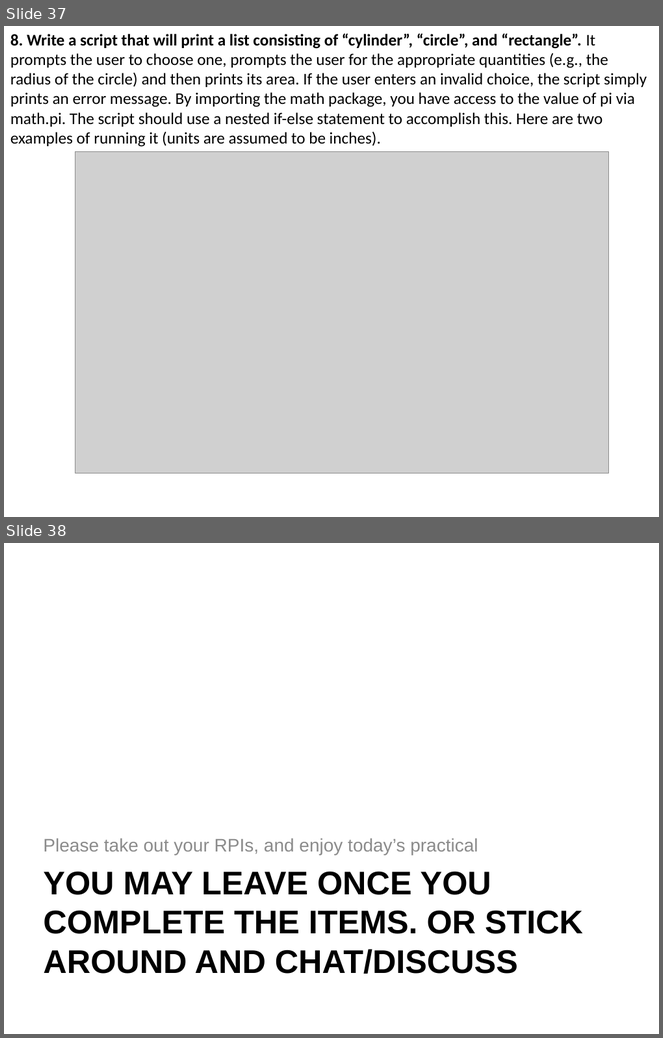
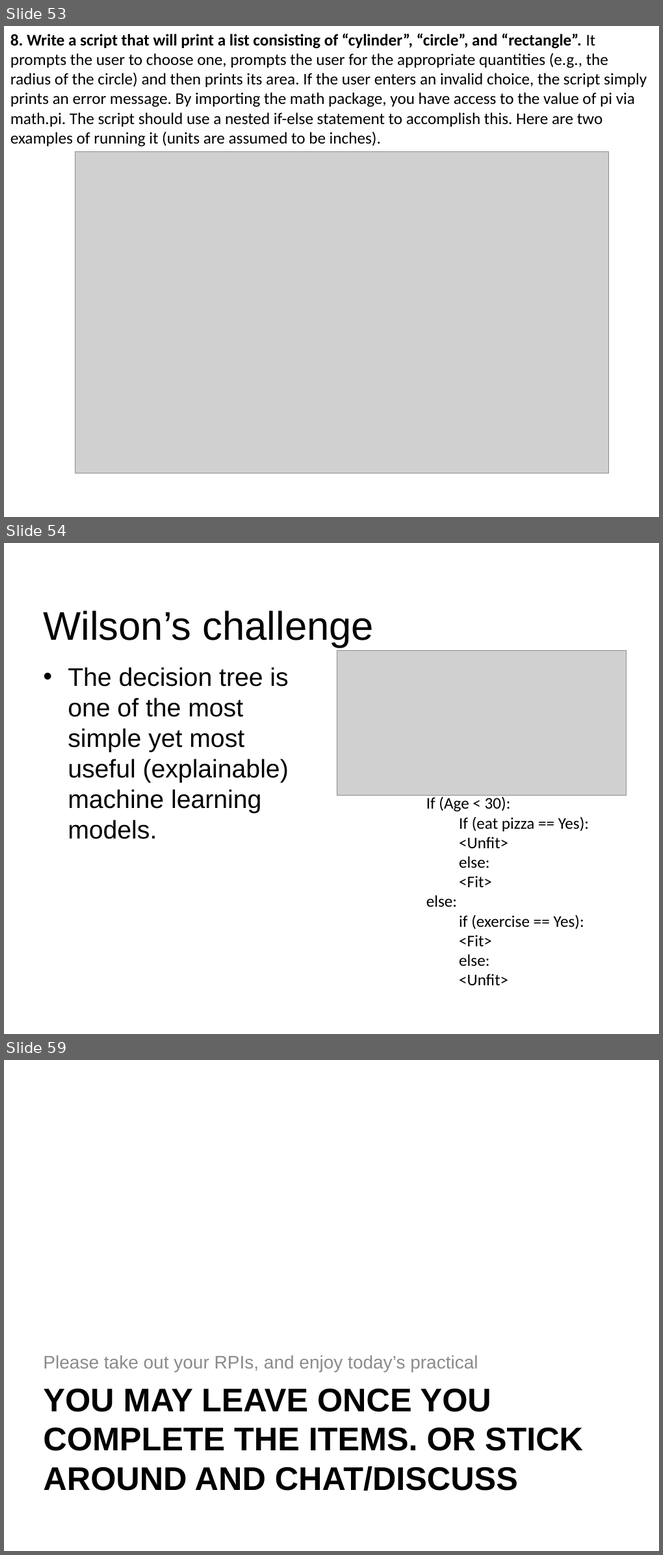
Before and after one commit to gohwils/biodatascience, a slide deck: BS1009/Week5_Tut_OperatorsSelection_sol_slides.pptx. Shown one above the other, each under a label of ours: slides 37 and 38 before the commit, slides 53, 54 and 59 after it; the slides between them are not shown. The pictures are 663x1038 and 663x1555 pixels, drawn with LibreOffice and Linux fonts; fonts in the diff are those of the drawing; grey boxes stand for pictures; background and template pictures are left out. Boxes give left, top, right and bottom in pixels: in the first picture for what was removed or moved away, otherwise in the second. Text is boxed around its words. In the diff, an @@ line names an element or a change of style, - is before the commit and + after.

```diff
--- a/BS1009/Week5_Tut_OperatorsSelection_sol_slides.pptx
+++ b/BS1009/Week5_Tut_OperatorsSelection_sol_slides.pptx
@@ slide 54 added at (4, 543, 659, 1034), background #FFFFFF @@
@@ title added at (43, 611, 374, 648), 44 pt, text #000000 @@
+Wilson’s challenge
@@ picture added at (337, 650, 627, 796) @@
@@ text added at (68, 667, 289, 839), 28 pt, text #000000 @@
+• The decision tree is one of the most simple yet most useful (explainable) machine learning models.
@@ text added at (426, 797, 589, 986), 18 pt, text #000000 @@
+If (Age < 30):
+If (eat pizza == Yes):
+<Unfit>
+else:
+<Fit>
+else:
+if (exercise == Yes):
+<Fit>
+else:
+<Unfit>
@@ what was slide 37 is now slide 53 @@
@@ what was slide 38 is now slide 59 @@
```
Also in this commit, not shown: 1 slide changed, 20 other slides added.
